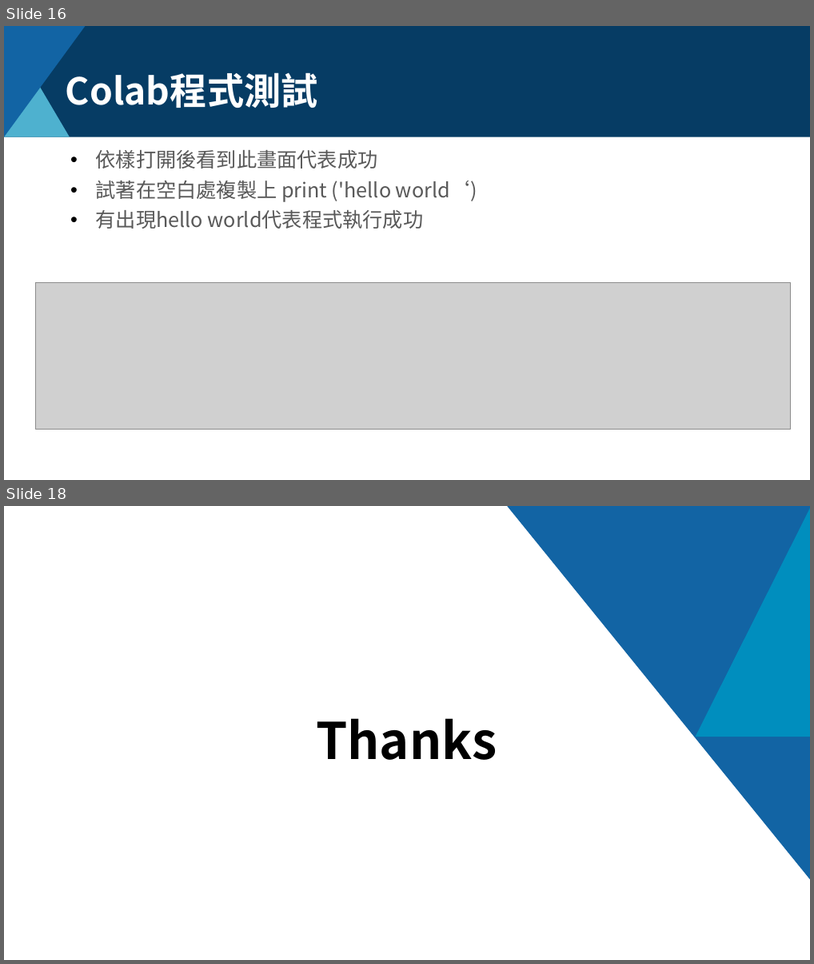
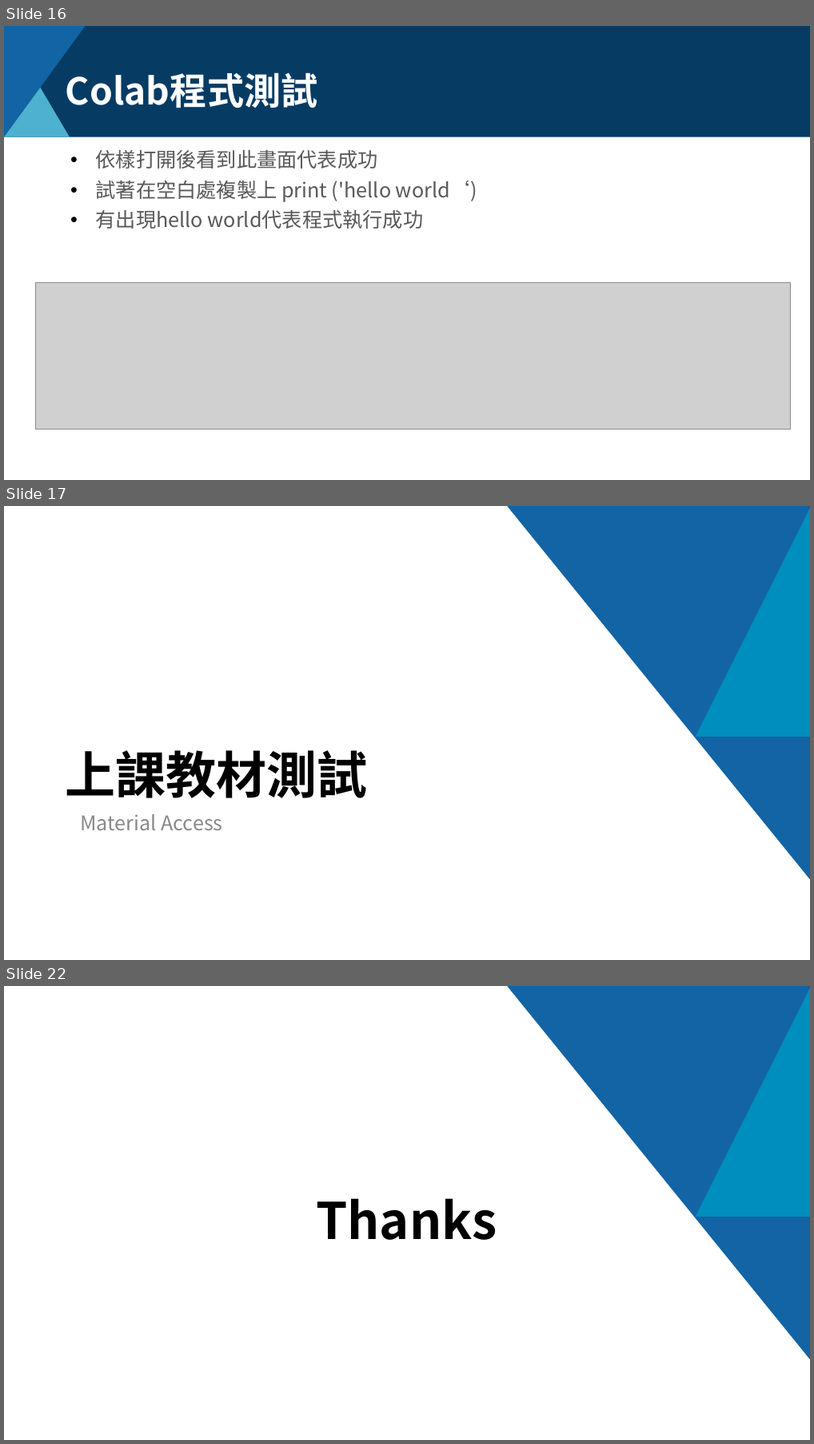
Before and after one commit to KevinChuo/AI_Training_Program, a slide deck: Preview教學/Colab教學.pptx. Shown one above the other, each under a label of ours: slides 16 and 18 before the commit, slides 16, 17 and 22 after it; the slides between them are not shown. The pictures are 814x964 and 814x1444 pixels, drawn with LibreOffice and Linux fonts; fonts in the diff are those of the drawing; grey boxes stand for pictures; background and template pictures are left out. Boxes give left, top, right and bottom in pixels: in the first picture for what was removed or moved away, otherwise in the second. Text is boxed around its words. In the diff, an @@ line names an element or a change of style, - is before the commit and + after.

```diff
--- a/Preview教學/Colab教學.pptx
+++ b/Preview教學/Colab教學.pptx
@@ slide 17 added at [4, 506, 810, 960], background #FFFFFF; not listed: 2 template elements that a slide beside it also shows @@
@@ title added at [65, 750, 367, 798], 60 pt, text #000000, bold @@
+上課教材測試
@@ text added at [80, 814, 222, 830], 24 pt, text #898989 @@
+Material Access
@@ what was slide 18 is now slide 22 @@
```
Also in this commit, not shown: 1 slide changed, 4 other slides added, 1 slide removed, 6 other files.
